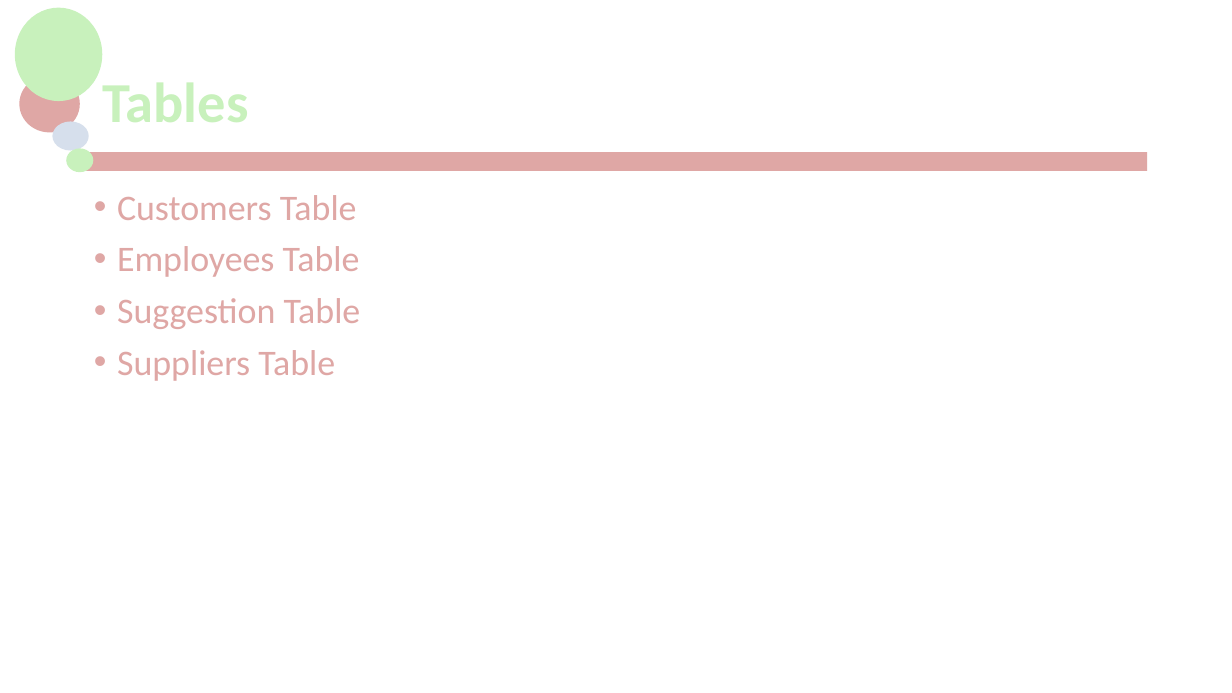
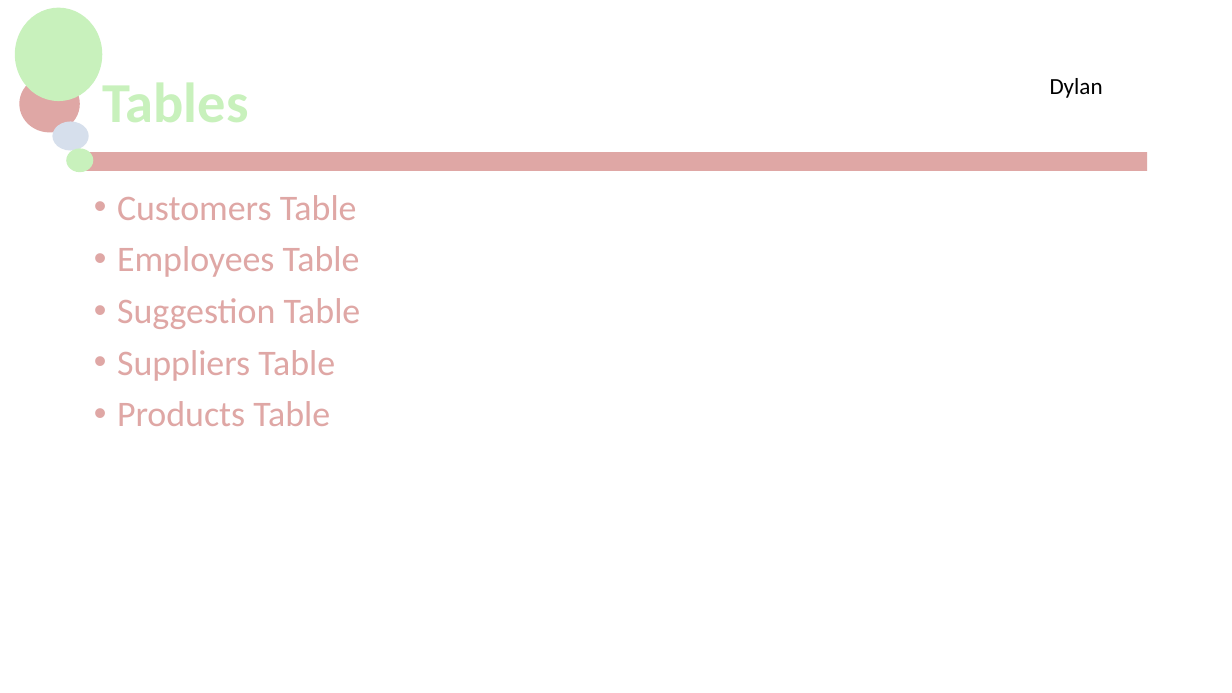
Before and after one commit to jackG97/Project, a slide deck: slide 11 of MCTV Limited.pptx. Drawn at 1232x693 pixels with LibreOffice and Linux fonts; fonts in the diff are those of the drawing; background and template pictures are left out. Boxes give left, top, right and bottom in pixels: in the first picture for what was removed or moved away, otherwise in the second. Text is boxed around its words. In the diff, an @@ line names an element or a change of style, - is before the commit and + after.

```diff
--- a/MCTV Limited.pptx
+++ b/MCTV Limited.pptx
@@ text added at box(1050, 78, 1103, 98), 18 pt, text #000000 @@
+Dylan
@@ text at box(117, 401, 330, 426): paragraph added @@
+• Products Table
```
Also in this commit, not shown: 10 other slides changed, 1 other file.
